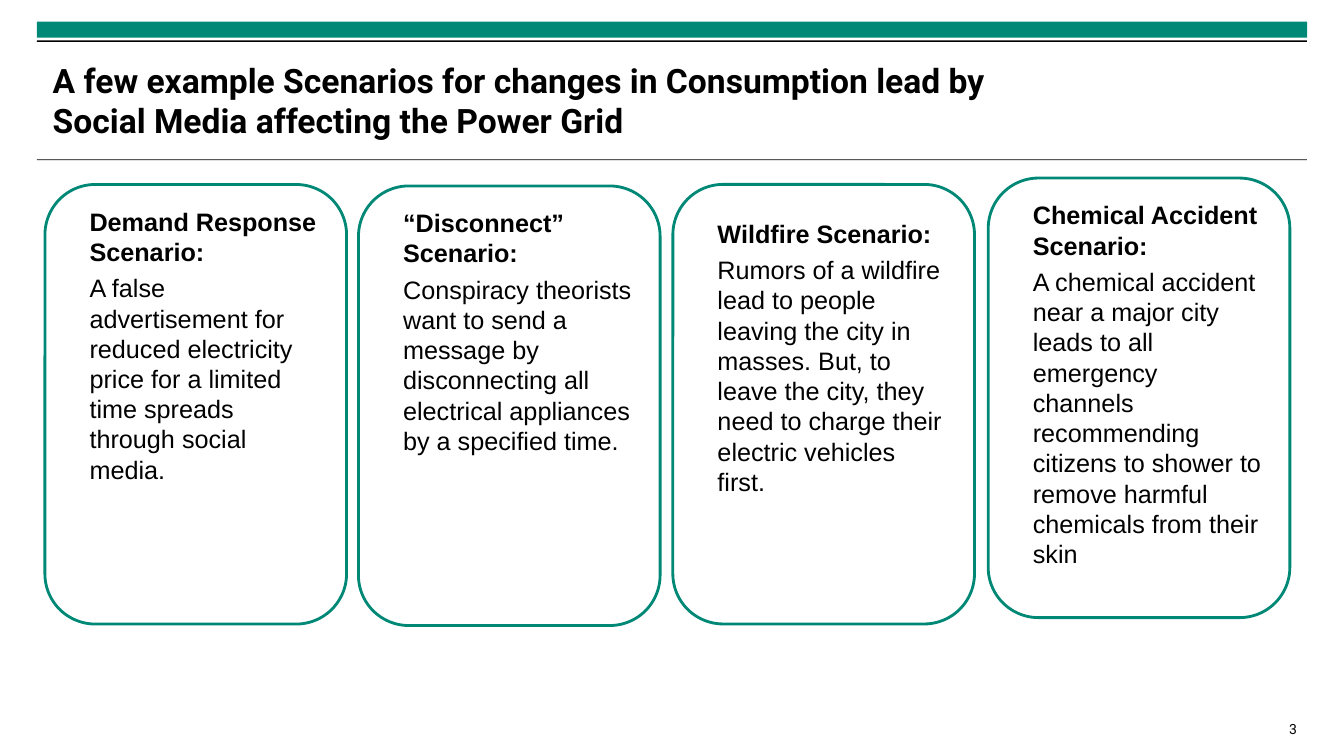
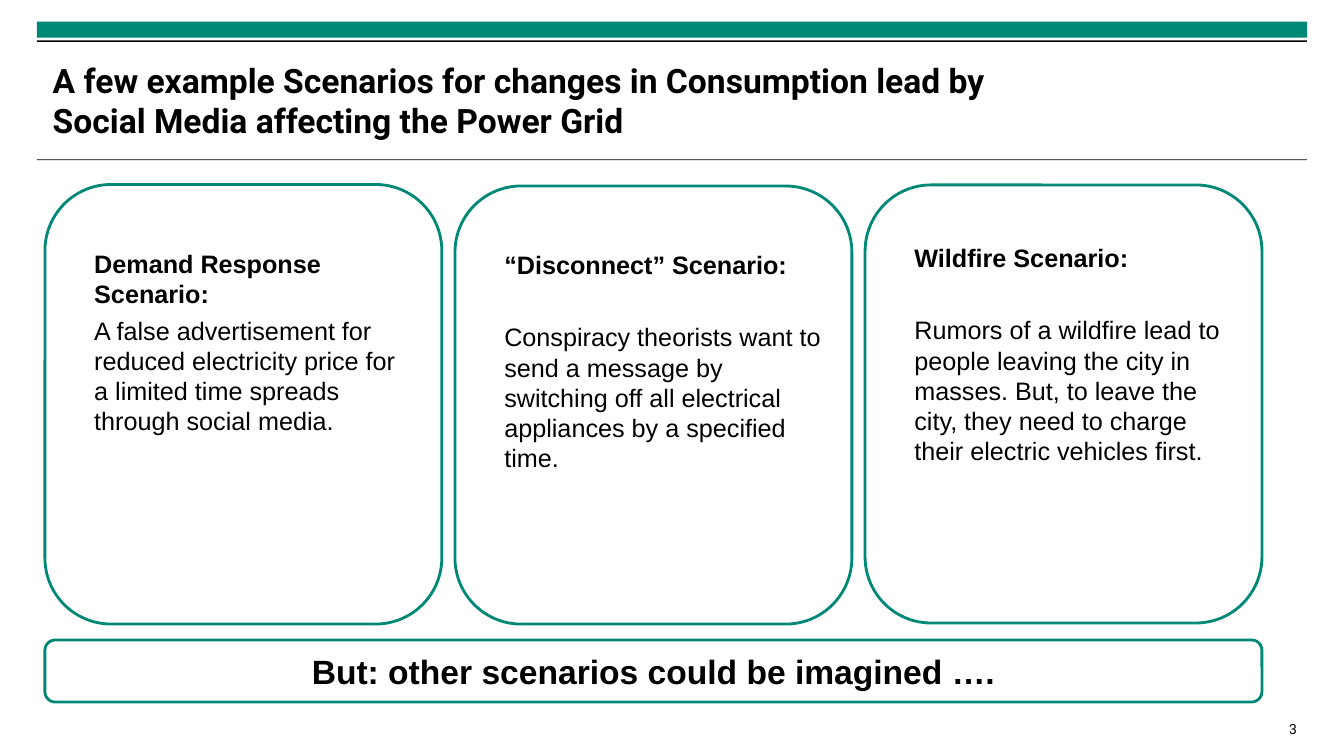
Before and after one commit to isabella-grieser/Modeling-and-Monitoring-Social-Media-Dynamics-to-predict-Electricity-Demand-Peaks, a slide deck: slide 3 of presentations/Finale Präsentation.pptx. Drawn at 1344x756 pixels with LibreOffice and Linux fonts; fonts in the diff are those of the drawing; background and template pictures are left out. Boxes give left, top, right and bottom in pixels: in the first picture for what was removed or moved away, otherwise in the second. Text is boxed around its words. In the diff, an @@ line names an element or a change of style, - is before the commit and + after.

```diff
--- a/presentations/Finale Präsentation.pptx
+++ b/presentations/Finale Präsentation.pptx
@@ rounded rectangle removed at (988,178,1290,618) @@
-Chemical Accident Scenario:
-A chemical accident near a major city leads to all emergency channels recommending citizens to shower to remove harmful chemicals from their skin
@@ rounded rectangle "Demand Response Scenario:": place and size @@
-rounded rectangle "Demand Response Scenario:" at (45,185,347,624)
+rounded rectangle "Demand Response Scenario:" at (45,185,443,624)
@@ rounded rectangle "“Disconnect” Scenario:": place and size @@
-rounded rectangle "“Disconnect” Scenario:" at (359,187,660,626)
+rounded rectangle "“Disconnect” Scenario:" at (455,187,852,625)
@@ rounded rectangle "Wildfire Scenario:": place and size @@
-rounded rectangle "Wildfire Scenario:" at (674,185,975,624)
+rounded rectangle "Wildfire Scenario:" at (865,185,1262,623)
@@ text in rounded rectangle at (504,327,821,468): text changed @@
-Conspiracy theorists want to send a message by disconnecting all electrical appliances by a specified time.
+Conspiracy theorists want to send a message by switching off all electrical appliances by a specified time.
@@ rounded rectangle added at (45,640,1262,703), fill #FFFFFF, outline #008877 2 pt, 24 pt, text #000000, bold @@
+But: other scenarios could be imagined ….
```
Also in this commit, not shown: 7 other slides changed, 7 slides added, 1 slide removed, 21 other files.
